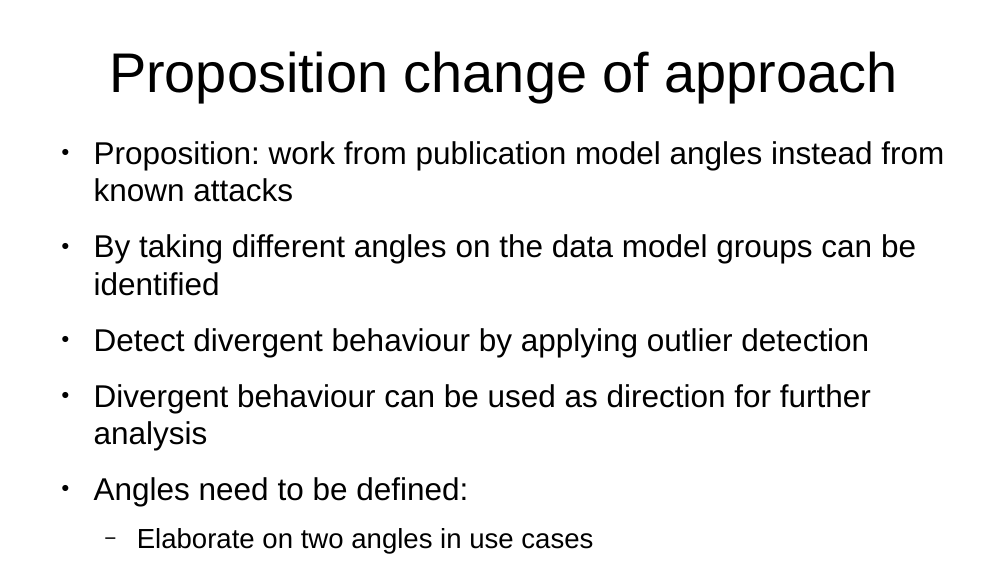
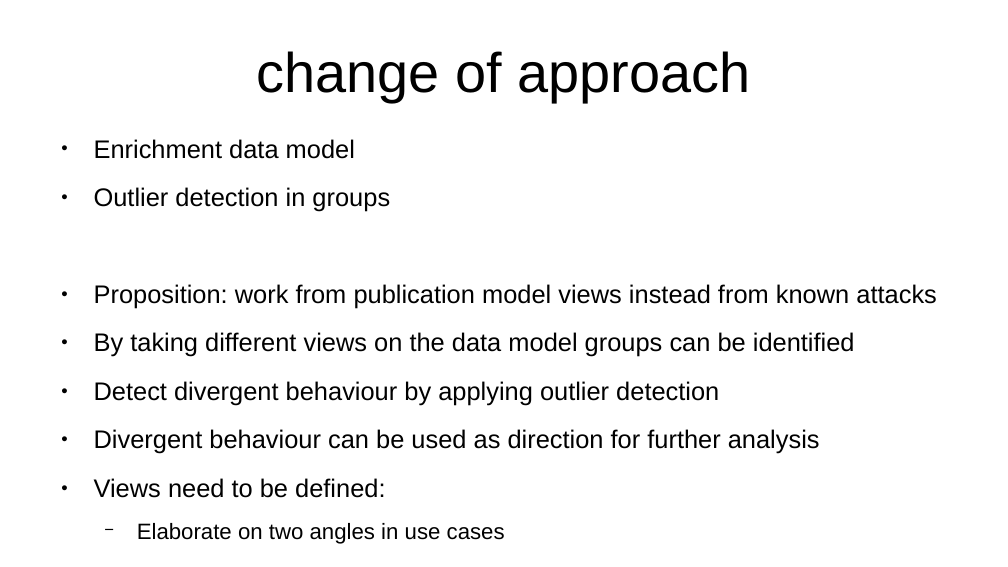
Before and after one commit to XibrenX/MasterThesis, a slide deck: slide 5 of slides/Untitled 1.odp. Drawn at 1008x567 pixels with LibreOffice and Linux fonts; fonts in the diff are those of the drawing. Boxes give left, top, right and bottom in pixels: in the first picture for what was removed or moved away, otherwise in the second. Text is boxed around its words. In the diff, an @@ line names an element or a change of style, - is before the commit and + after.

Commit message:
acm analysis

```diff
--- a/slides/Untitled 1.odp
+++ b/slides/Untitled 1.odp
@@ title at <box>257,51,750,102</box>: text changed @@
-Proposition change of approach
+change of approach
@@ text at <box>94,139,937,357</box>: text changed; size 24.8 to 20 pt @@
-● Proposition: work from publication model angles instead from known attacks
-● By taking different angles on the data model groups can be identified
+● Enrichment data model
+● Outlier detection in groups
+● Proposition: work from publication model views instead from known attacks
+● By taking different views on the data model groups can be identified
@@ text at <box>94,381,820,544</box>: size 24.8 to 20 pt in "Detect divergent behaviour by applying outlier detection", "Divergent behaviour can be used as direction ..."; size 21.7 to 17.5 pt in "Elaborate on two angles in use cases" @@
@@ text at <box>94,478,385,498</box>: text changed; size 24.8 to 20 pt @@
-● Angles need to be defined:
+● Views need to be defined:
```
Also in this commit, not shown: 2 other slides changed, 57 other files.
